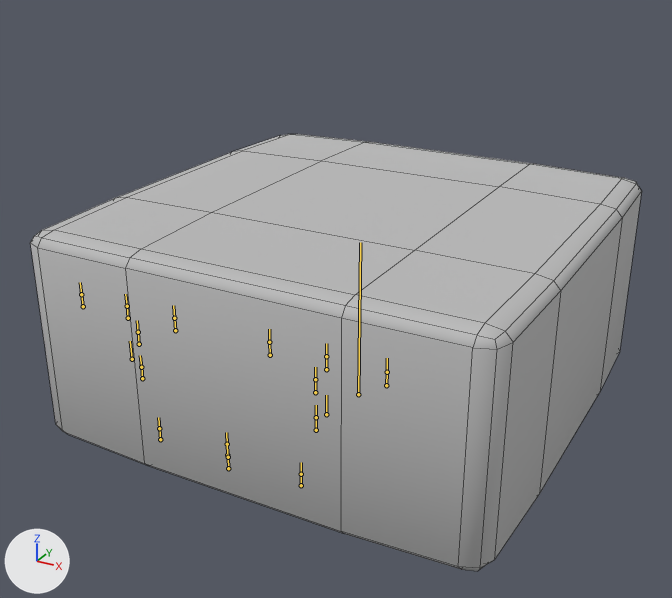
Two versions of the FBX model Assets/- Asset Store/Custom/Characters/Source/Animations.fbx, one commit apart.
Rendered twice from a camera (50 mm lens) standing at (0.63, -1.225, 0.504) and looking at (-0.014, -0.054, -0.081). Every picture has the same lights, and +X, +Y and +Z are marked at lower left. Both versions are drawn at frame 34 of the action 'Armature_Player|Ability_CeilingGrab'; the numbers are the values there. The bones that bend it are drawn over the model as lines. Mesh edges are drawn as thin lines.
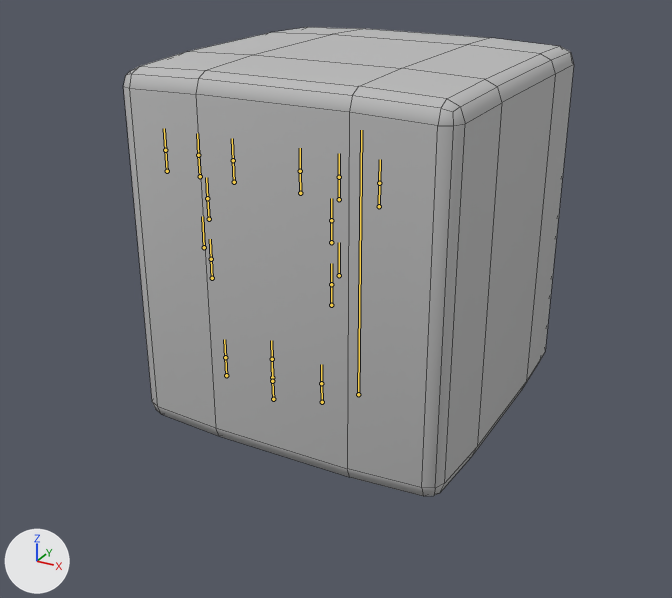
Commit message: Animations
- Small update to animations

Boxes [x1, y1, x2, y2] around the edits, measured in the pictures (672 x 598 px):
'Cube', posed (26% narrower, 7% taller)
    before: [30, 134, 642, 571]
    after: [123, 27, 574, 496]
bone 'Root', root to tip
    before: (358, 394) to (360, 242)
    after: (358, 394) to (361, 130)

The change in detail:
Bone 'Root' (bone_root) is rescaled from (1.37, 0.63, 1.37) to (0.95, 1.05, 0.95).
